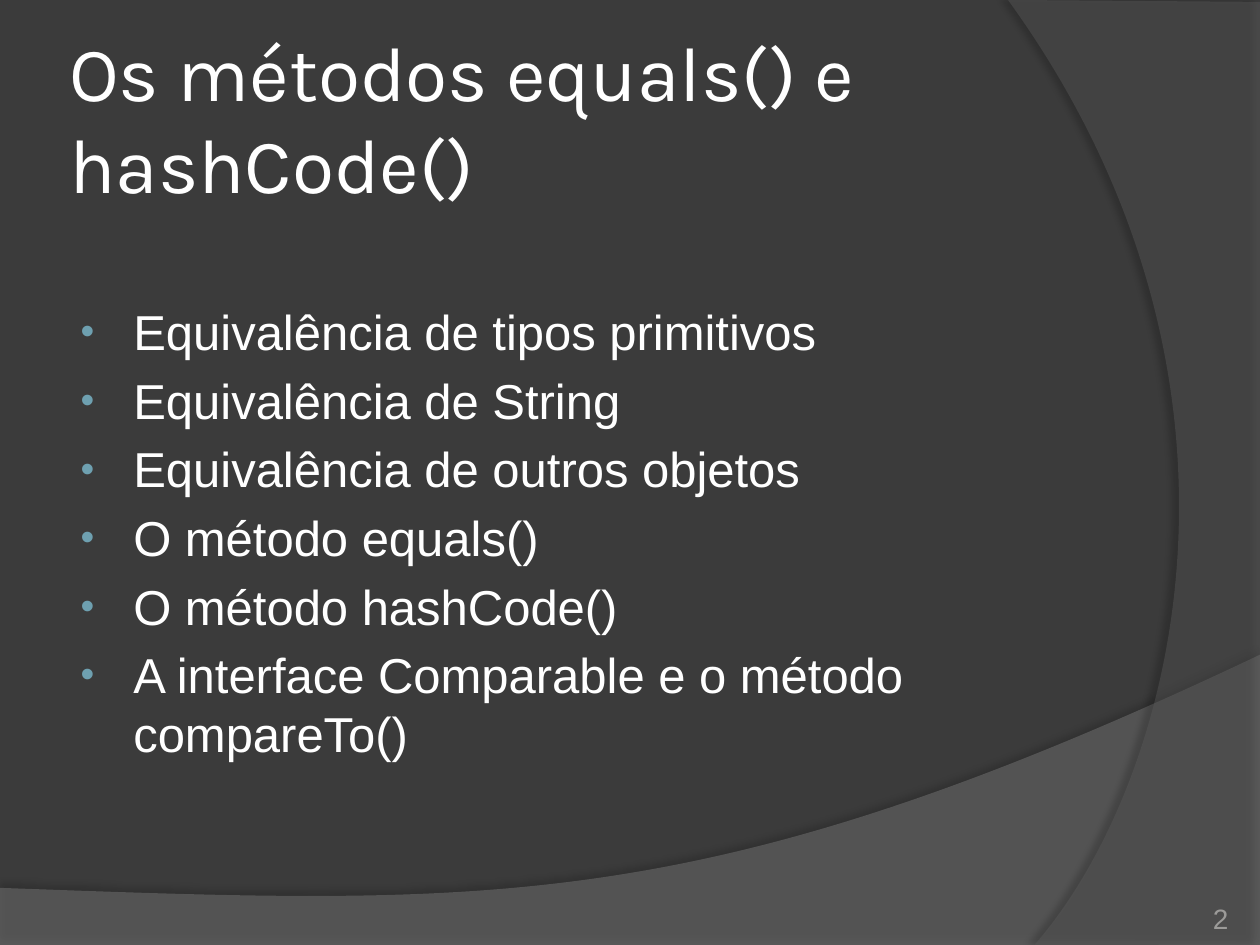
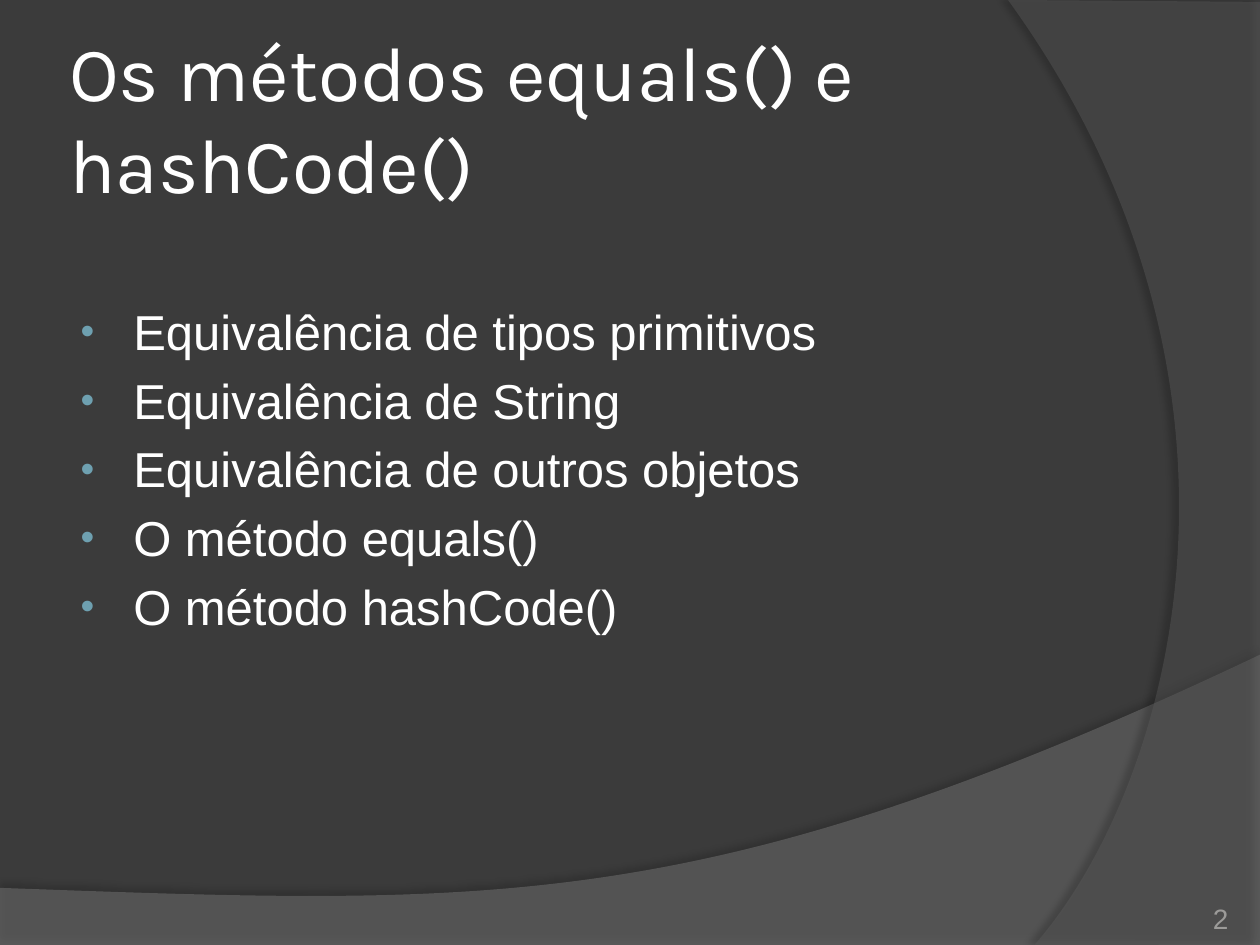
Before and after one commit to duchesqui/slzvieira-training, a slide deck: slide 2 of 2-Java-Programmer-Modulo-II/09.Capitulo03.pptx. Drawn at 1260x945 pixels with LibreOffice and Linux fonts; fonts in the diff are those of the drawing. Boxes give left, top, right and bottom in pixels: in the first picture for what was removed or moved away, otherwise in the second. Text is boxed around its words. In the diff, an @@ line names an element or a change of style, - is before the commit and + after.

Commit message:
Redução do conteúdo a ser apresentado nos capítulos 3 (equalse hashcode) e 4 (coleções). Foram excluídos os temas de ordenação: Comparable, Comparator, SortedSet e SortedMap.

```diff
--- a/2-Java-Programmer-Modulo-II/09.Capitulo03.pptx
+++ b/2-Java-Programmer-Modulo-II/09.Capitulo03.pptx
@@ text at box(133, 657, 903, 762): paragraph removed @@
-• A interface Comparable e o método compareTo()
```
Also in this commit, not shown: 2 other slides changed, 7 slides removed, 1 other file.
